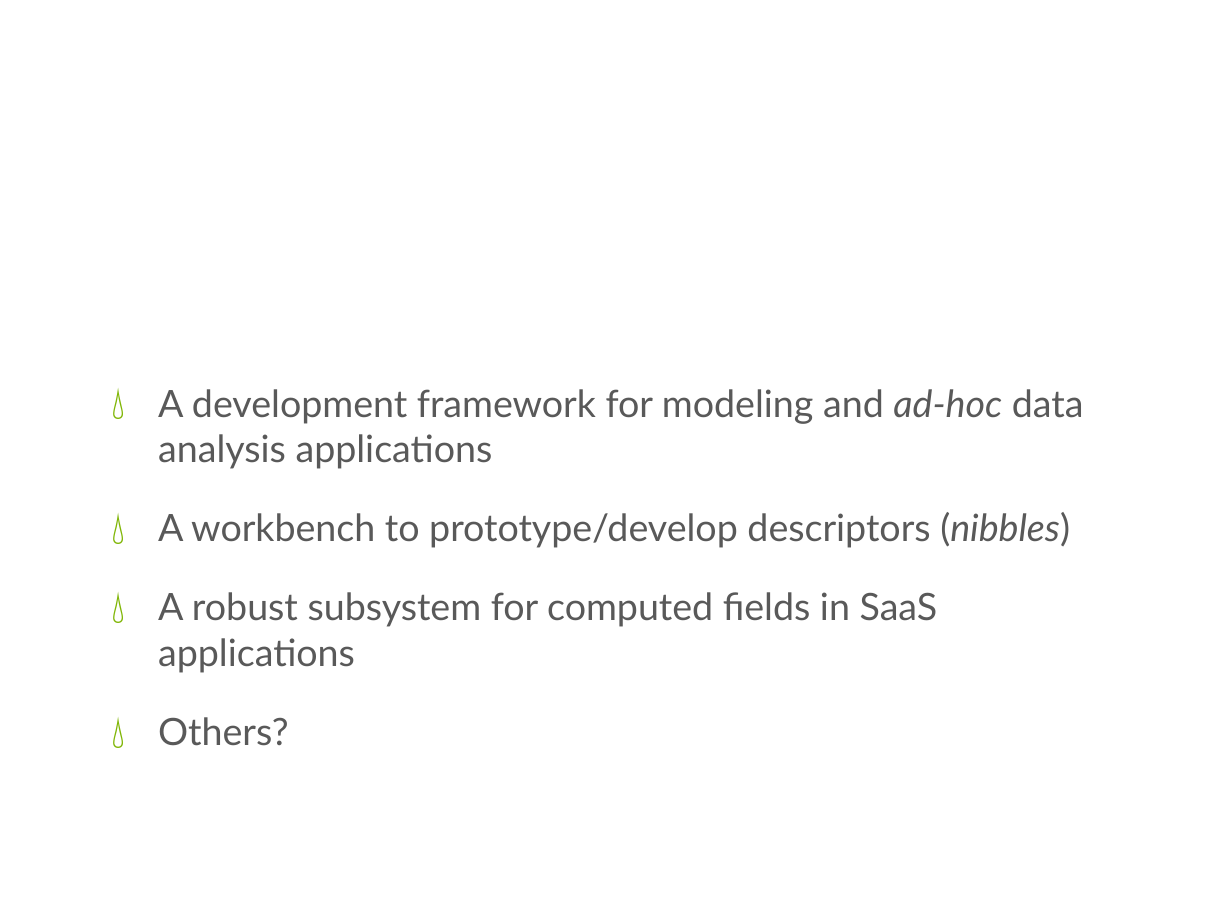
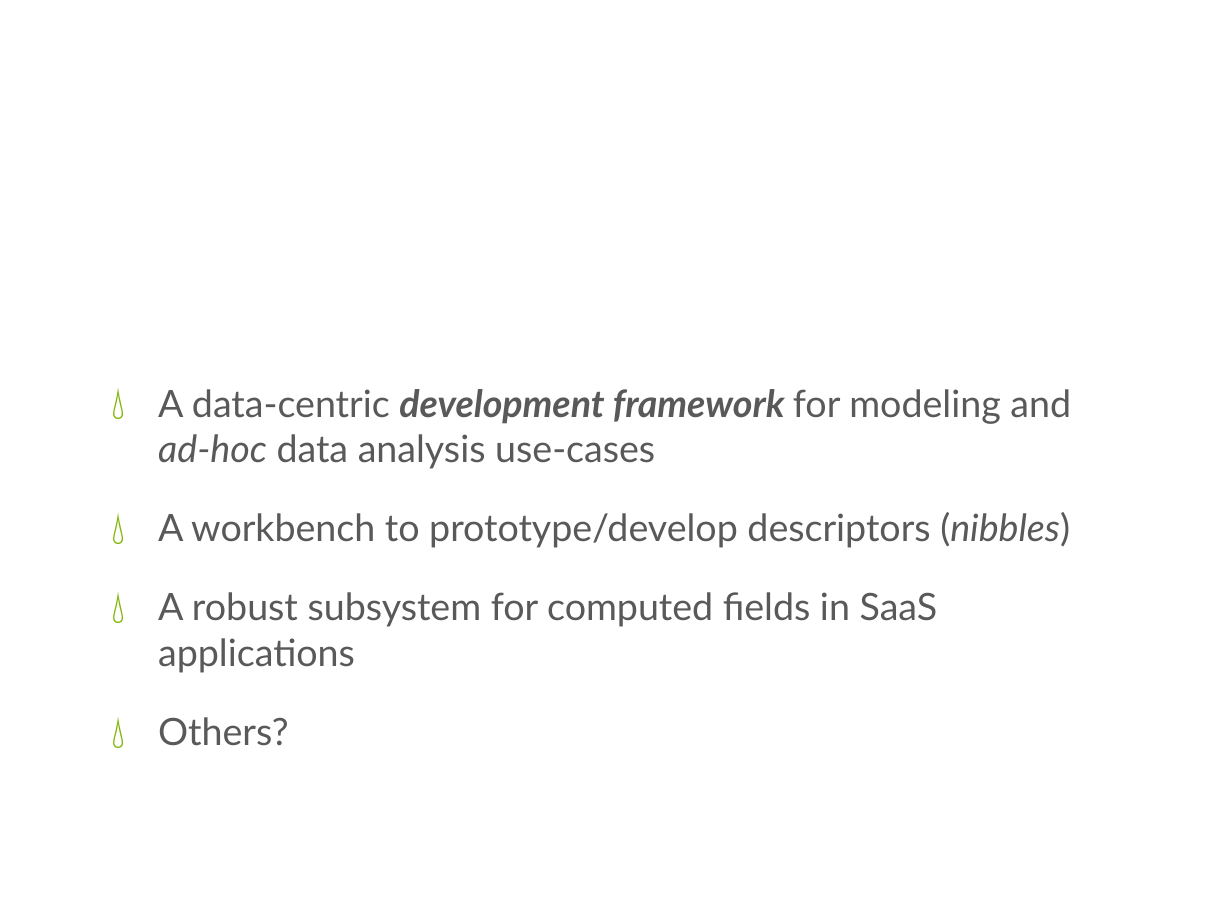
Before and after one commit to cdswindell/tms, a slide deck: slide 3 of doc/TMS Overview.pptx. Drawn at 1232x924 pixels with LibreOffice and Linux fonts; fonts in the diff are those of the drawing; background and template pictures are left out. Boxes give left, top, right and bottom in pixels: in the first picture for what was removed or moved away, otherwise in the second. Text is boxed around its words. In the diff, an @@ line names an element or a change of style, - is before the commit and + after.

```diff
--- a/doc/TMS Overview.pptx
+++ b/doc/TMS Overview.pptx
@@ text at bbox=[158, 389, 1071, 469]: text changed @@
-💧 A development framework for modeling and ad-hoc data analysis applications
+💧 A data-centric development framework for modeling and ad-hoc data analysis use-cases
```
Also in this commit, not shown: 2 other slides changed, 5 other files.
